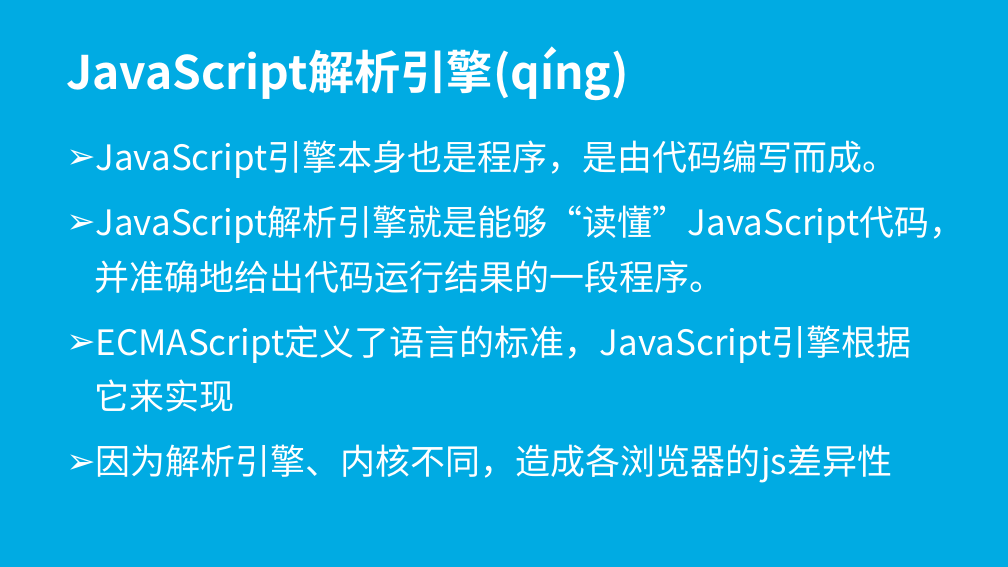
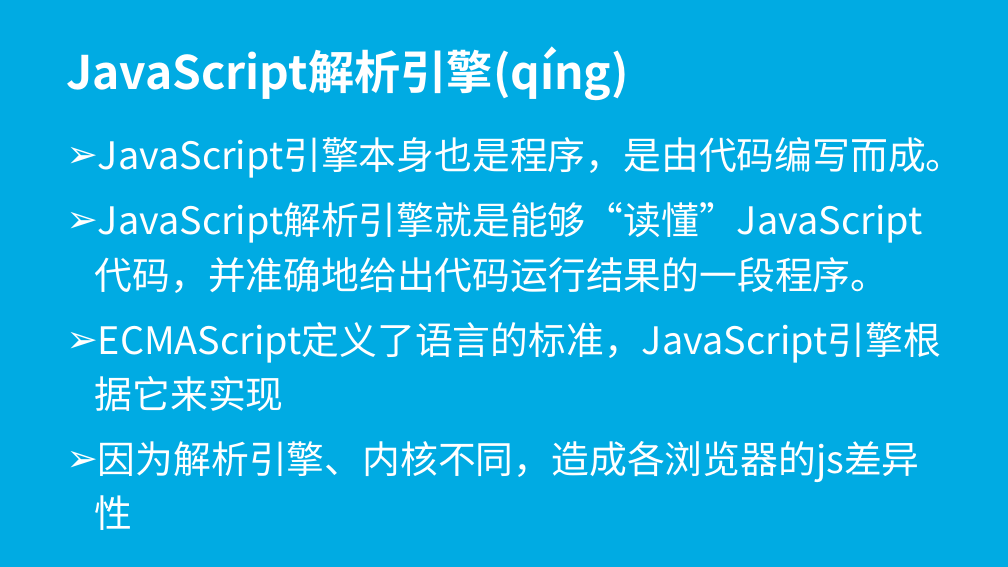
Before and after one commit to wugenshui/ppt, a slide deck: slide 13 of JS/jQuery.pptx. Drawn at 1008x567 pixels with LibreOffice and Linux fonts; fonts in the diff are those of the drawing. Boxes give left, top, right and bottom in pixels: in the first picture for what was removed or moved away, otherwise in the second. Text is boxed around its words. In the diff, an @@ line names an element or a change of style, - is before the commit and + after.

```diff
--- a/JS/jQuery.pptx
+++ b/JS/jQuery.pptx
@@ subtitle "JavaScript引擎本身也是程序，是由代码编写而成。" at [95, 137, 964, 482]: size 33.3 to 36 pt; line spacing 1.3 to 1.2 @@
```
Also in this commit, not shown: 1 other slide changed, 2 slides added, 2 slides removed.
